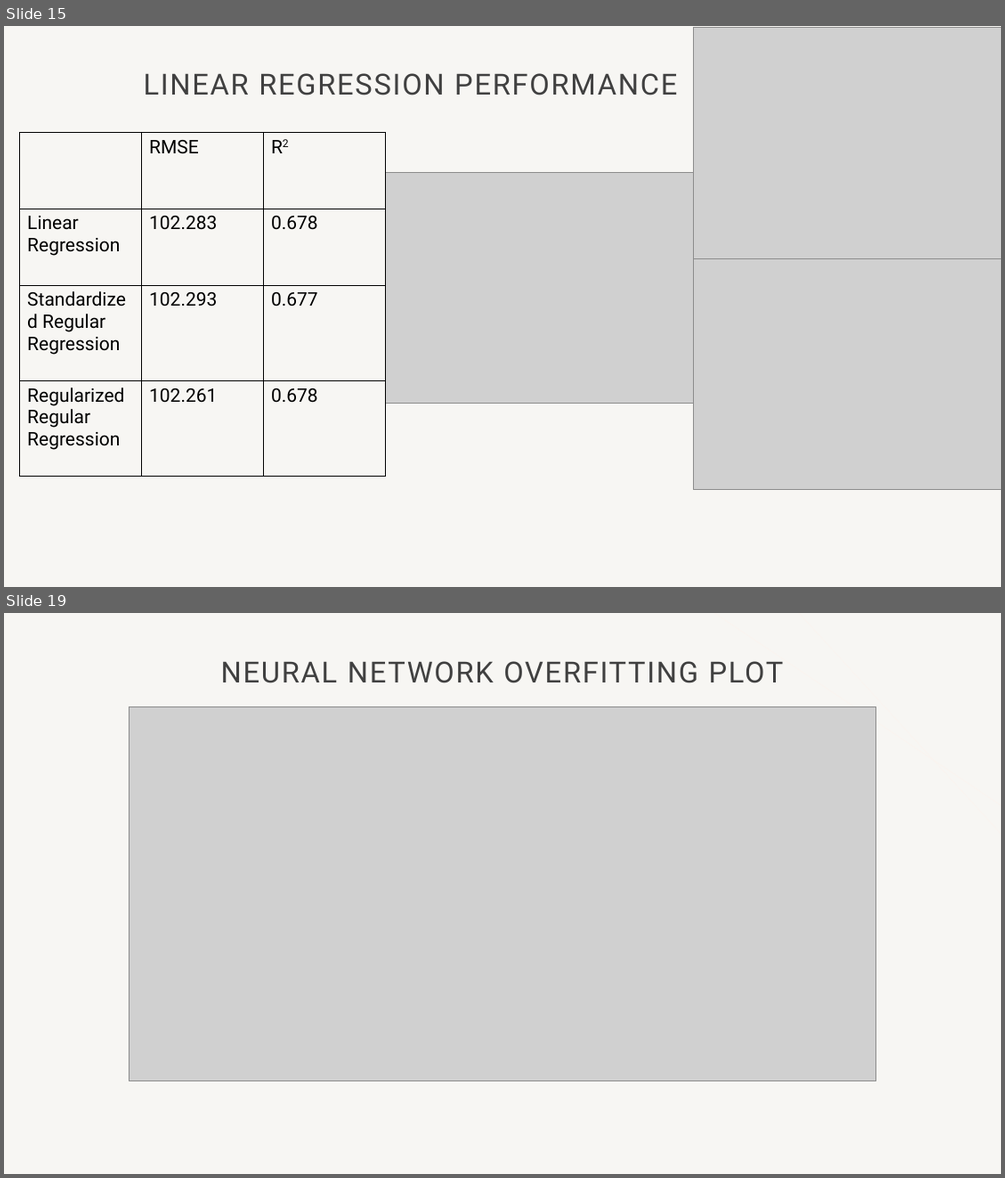
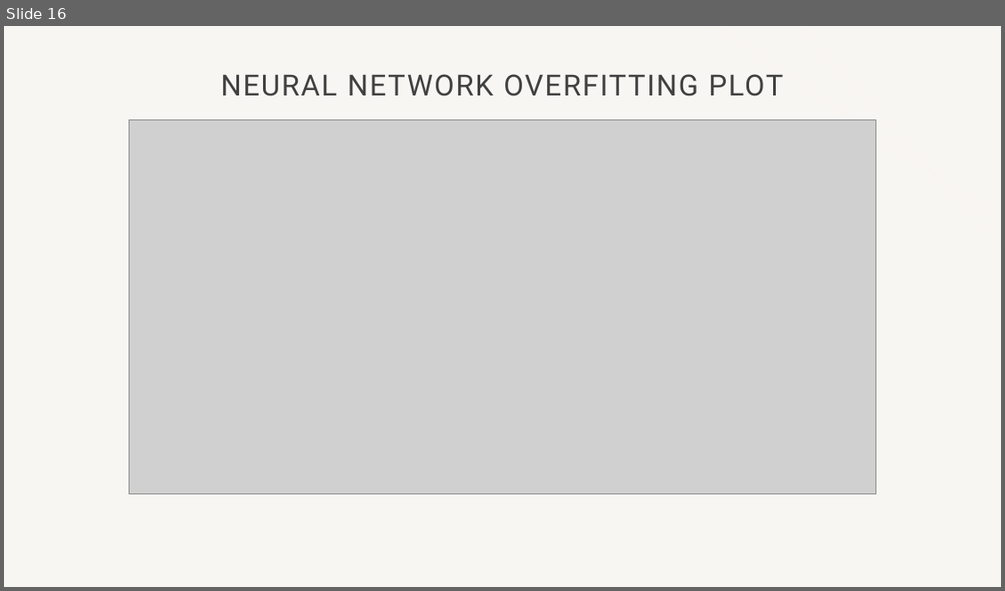
Before and after one commit to Vitalijs-Tickovs/Training_For_Accenture, a slide deck: Bike_Project/Mini project.pptx. Shown one above the other, each under a label of ours: slides 15 and 19 before the commit, slide 16 after it; the slides between them are not shown. The pictures are 1005x1178 and 1005x591 pixels, drawn with LibreOffice and Linux fonts; fonts in the diff are those of the drawing; grey boxes stand for pictures; background and template pictures are left out. Boxes give left, top, right and bottom in pixels: in the first picture for what was removed or moved away, otherwise in the second. Text is boxed around its words. In the diff, an @@ line names an element or a change of style, - is before the commit and + after.

```diff
--- a/Bike_Project/Mini project.pptx
+++ b/Bike_Project/Mini project.pptx
@@ slide 15 removed at [4,26,1001,587], background #F7F6F3; not listed: 2 template elements that a slide beside it also shows @@
@@ picture removed at [694,28,1001,258] @@
@@ title removed at [144,73,677,95] @@
-LINEAR REGRESSION PERFORMANCE
@@ table removed at [20,132,386,476], 4 rows, 3 columns @@
- | RMSE | R2
-Linear Regression | 102.283 | 0.678
-Standardized Regular Regression | 102.293 | 0.677
-Regularized Regular Regression | 102.261 | 0.678
@@ picture removed at [386,172,694,402] @@
@@ picture removed at [694,258,1001,490] @@
@@ what was slide 19 is now slide 16 @@
```
Also in this commit, not shown: 5 slides changed, 14 slides added, 9 other slides removed, 1 other file.
